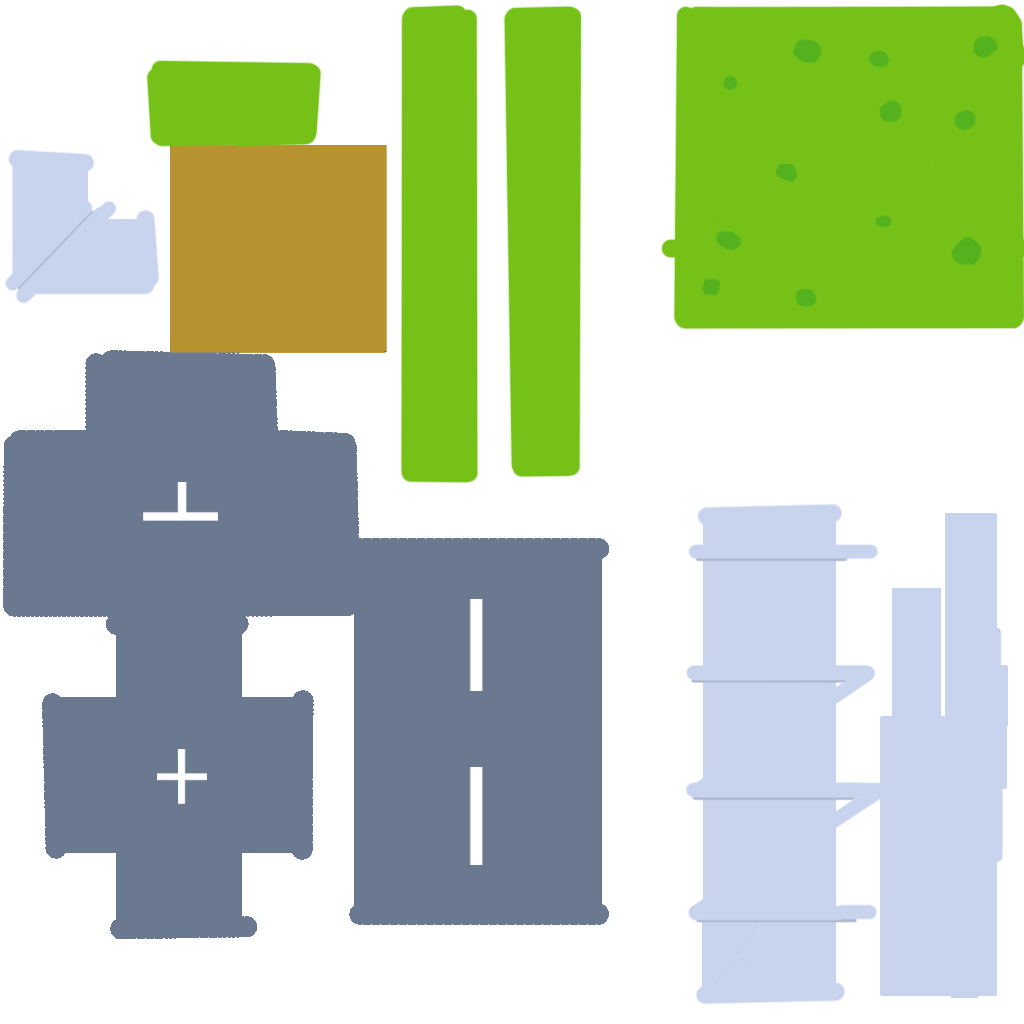
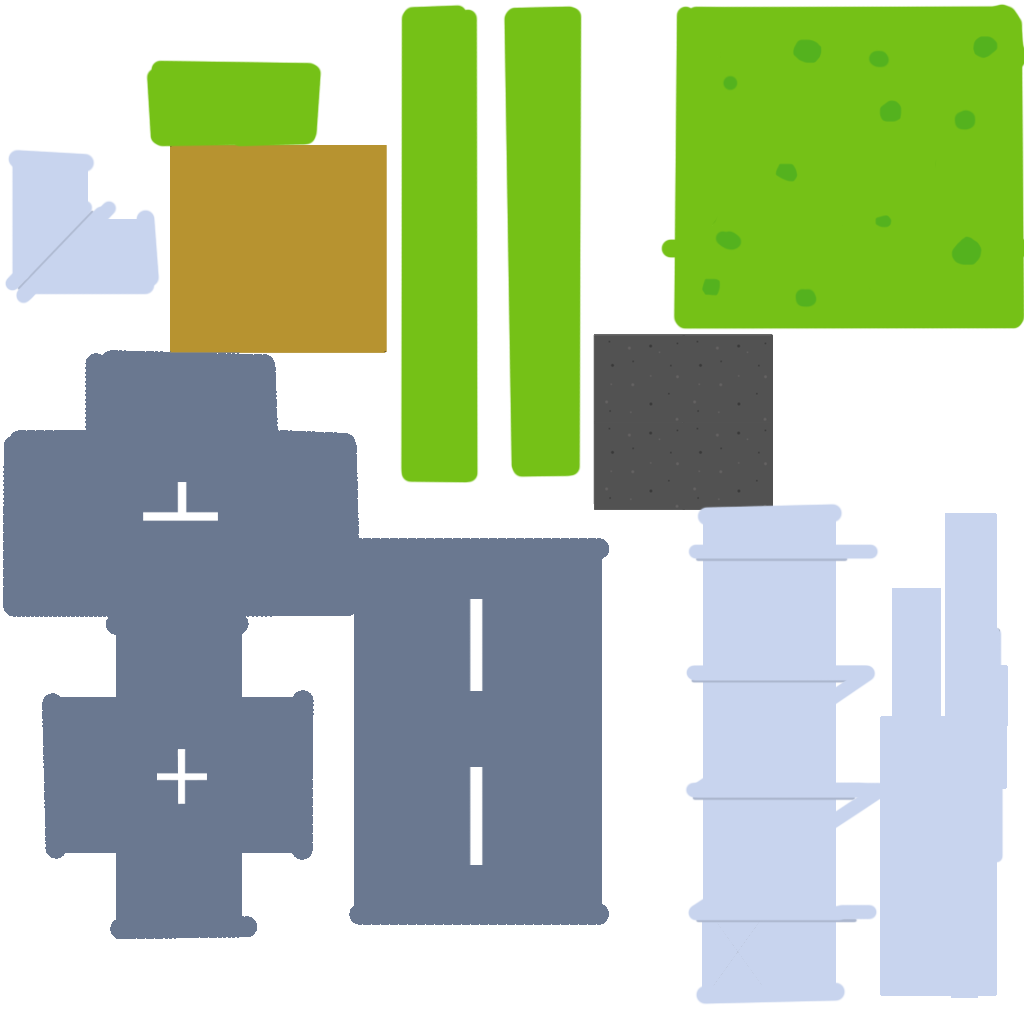
Revision of a layered 1024×1024 image; what changed, layer by layer:
added layer "Layer 18" above "Layer 17" over left=682, top=422, right=773, bottom=510
added layer "Layer 17" above "Layer 16" over left=594, top=422, right=685, bottom=510
added layer "Layer 16" above "Layer 15" over left=682, top=335, right=773, bottom=423
added layer "Layer 15" above "Background" over left=593, top=334, right=773, bottom=510
